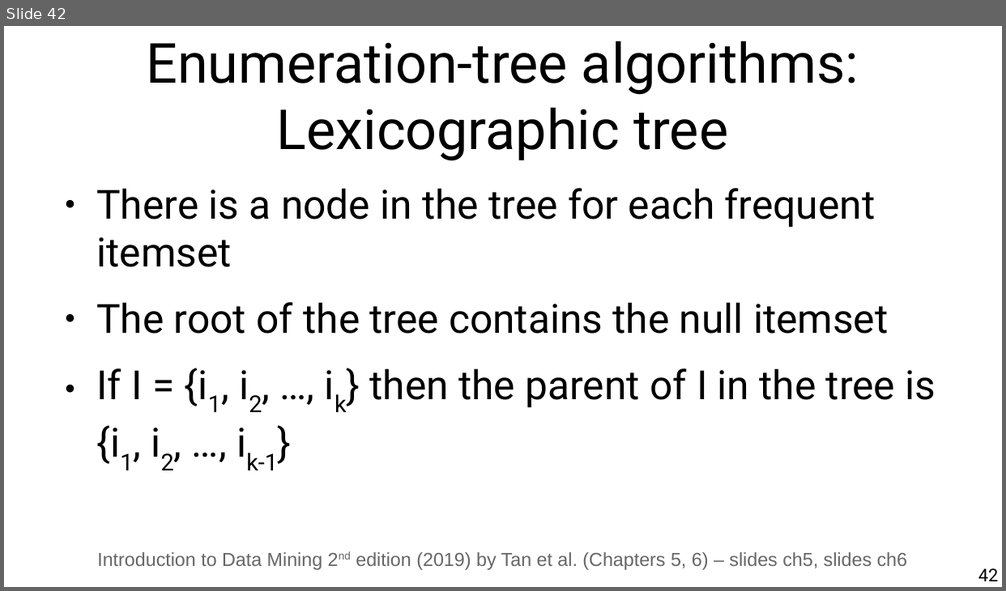
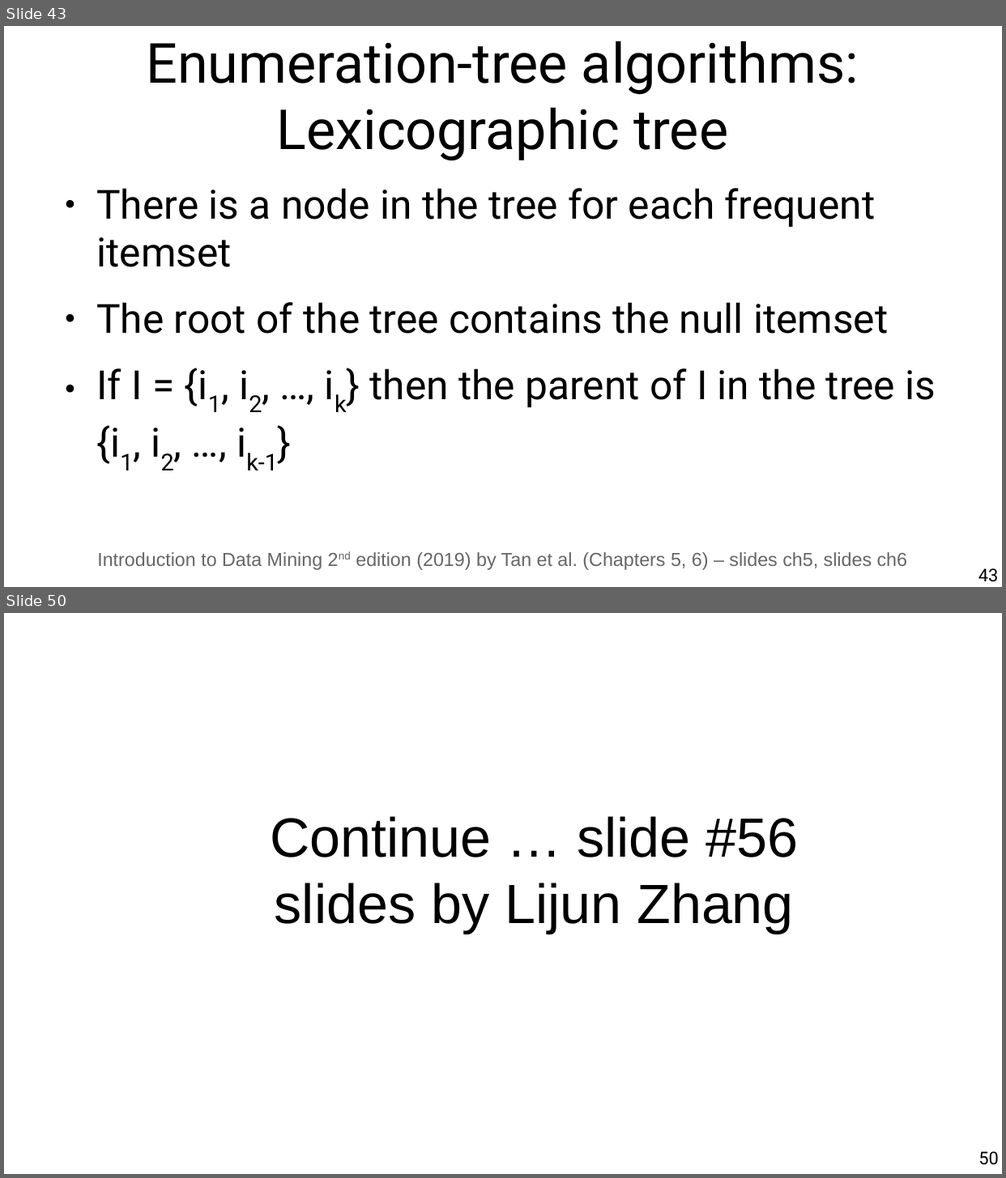
Before and after one commit to chatox/data-mining-course, a slide deck: theory/tt06_association_rule_mining.odp. Shown one above the other, each under a label of ours: slide 42 before the commit, slides 43 and 50 after it; the slides between them are not shown. The pictures are 1006x591 and 1006x1178 pixels, drawn with LibreOffice and Linux fonts; fonts in the diff are those of the drawing. Boxes give left, top, right and bottom in pixels: in the first picture for what was removed or moved away, otherwise in the second. Text is boxed around its words. In the diff, an @@ line names an element or a change of style, - is before the commit and + after.

```diff
--- a/theory/tt06_association_rule_mining.odp
+++ b/theory/tt06_association_rule_mining.odp
@@ slide 50 added at (4,613,1002,1174), background #FFFFFF @@
@@ title added at (270,816,799,933), 44 pt, text #000000 @@
+Continue … slide #56
+slides by Lijun Zhang
@@ page number added at (978,1152,998,1165), 14 pt, text #000000 @@
+50
@@ what was slide 42 is now slide 43 @@
@@ page number at (978,569,998,582): text changed @@
-42
+43
```
Also in this commit, not shown: 3 slides changed, 6 other slides added, 1 other file.
